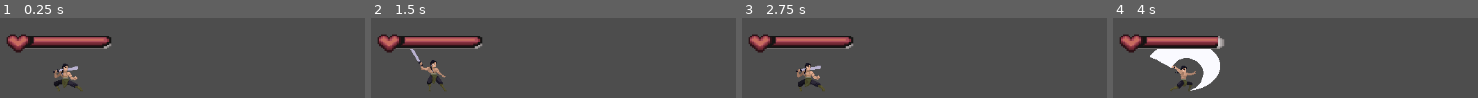
Above: before the commit, frames 1-4 (left to right).
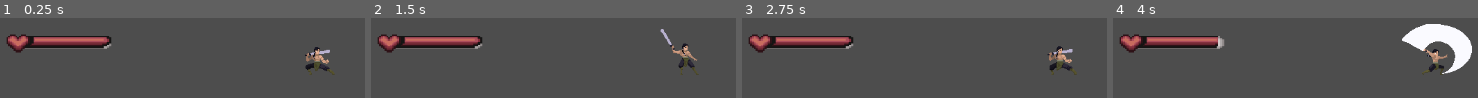
Above: after the commit, the same moments.

Repository: Shikata-Game/Pierre-papier-sciseaux
Game: Godot game, scene res://scene/scene_1.tscn
The game is run twice, just before and just after one commit, with the same random seed, the same clock (stepped at 60 frames per second) and the same inputs. This scene is started directly instead of the project's main scene.
Inputs:
- Up to frame 1 (0.25 s): no input
- Up to frame 2 (1.5 s): tap W (papier) at 0.6 s; tap Q (pierre) at 1.35 s
- Up to frame 3 (2.75 s): tap E (sciseaux) at 2.1 s
- Up to frame 4 (4 s): tap Space (test) at 2.85 s; tap W (papier) at 3.6 s

The runs differ from the first frame. In frame 1, 2.5% of the frame differs, in the area x 14-92%, y 36-92%; in frame 2, 2.3%; in frame 3, 2.5%; in frame 4, 11%, in the area x 10-99%, y 7-92%.

Commit message:
mise a jour du projet

Diff:
--- a/project.godot
+++ b/project.godot
@@ -12,7 +12,7 @@
 
 config/name="Pierre Papier scisceaux"
 run/main_scene="uid://b0aemn8ao85ib"
-config/features=PackedStringArray("4.6", "Forward Plus")
+config/features=PackedStringArray("4.5", "Forward Plus")
 config/icon="res://icon.svg"
 
 [file_customization]
--- a/scene/health_bar.tscn
+++ b/scene/health_bar.tscn
@@ -1,17 +1,17 @@
-[gd_scene format=3 uid="uid://c03cw0r83a68y"]
+[gd_scene load_steps=4 format=3 uid="uid://c03cw0r83a68y"]
 
 [ext_resource type="Script" uid="uid://dbdd2qg7ncvno" path="res://code/health_bar.gd" id="1_c1bd2"]
 [ext_resource type="Texture2D" uid="uid://clvu2uaqaxyh4" path="res://asset/ui/HealthBar/Changing Healthbar Full Heart Set.png" id="2_8038q"]
 [ext_resource type="Texture2D" uid="uid://4qxqdkod35xe" path="res://asset/ui/HealthBar/16x64 Red Simple Healthbar.png" id="3_ais28"]
 
-[node name="HealthBar" type="Control" unique_id=6083391]
+[node name="HealthBar" type="Control"]
 layout_mode = 3
 anchors_preset = 0
 offset_right = 40.0
 offset_bottom = 40.0
 script = ExtResource("1_c1bd2")
 
-[node name="Barre" type="TextureProgressBar" parent="." unique_id=191439012]
+[node name="Barre" type="TextureProgressBar" parent="."]
 texture_filter = 1
 layout_mode = 0
 offset_right = 40.0
--- a/scene/scene_1.tscn
+++ b/scene/scene_1.tscn
@@ -1,18 +1,23 @@
-[gd_scene format=3 uid="uid://barbusyb6sx3h"]
+[gd_scene load_steps=3 format=3 uid="uid://barbusyb6sx3h"]
 
 [ext_resource type="PackedScene" uid="uid://b0aemn8ao85ib" path="res://scene/player.tscn" id="1_pmvqc"]
 [ext_resource type="PackedScene" uid="uid://c03cw0r83a68y" path="res://scene/health_bar.tscn" id="2_cgmaq"]
 
-[node name="scene1" type="Node2D" unique_id=1062470774]
+[node name="scene1" type="Node2D"]
 
-[node name="CanvasLayer" type="CanvasLayer" parent="." unique_id=1026964202]
+[node name="CanvasLayer" type="CanvasLayer" parent="."]
 
-[node name="HealthBar" parent="CanvasLayer" unique_id=6083391 instance=ExtResource("2_cgmaq")]
+[node name="HealthBar" parent="CanvasLayer" instance=ExtResource("2_cgmaq")]
 offset_left = 39.0
 offset_top = 190.0
 offset_right = 79.0
 offset_bottom = 230.0
 
-[node name="Player" parent="." unique_id=35999829 node_paths=PackedStringArray("health_bar") instance=ExtResource("1_pmvqc")]
+[node name="Player" parent="." node_paths=PackedStringArray("health_bar") instance=ExtResource("1_pmvqc")]
 position = Vector2(130, 260)
 health_bar = NodePath("../CanvasLayer/HealthBar")
+
+[node name="Camera2D" type="Camera2D" parent="Player"]
+position = Vector2(83, 88)
+rotation = 3.1415927
+scale = Vector2(4.5610905, -1)
